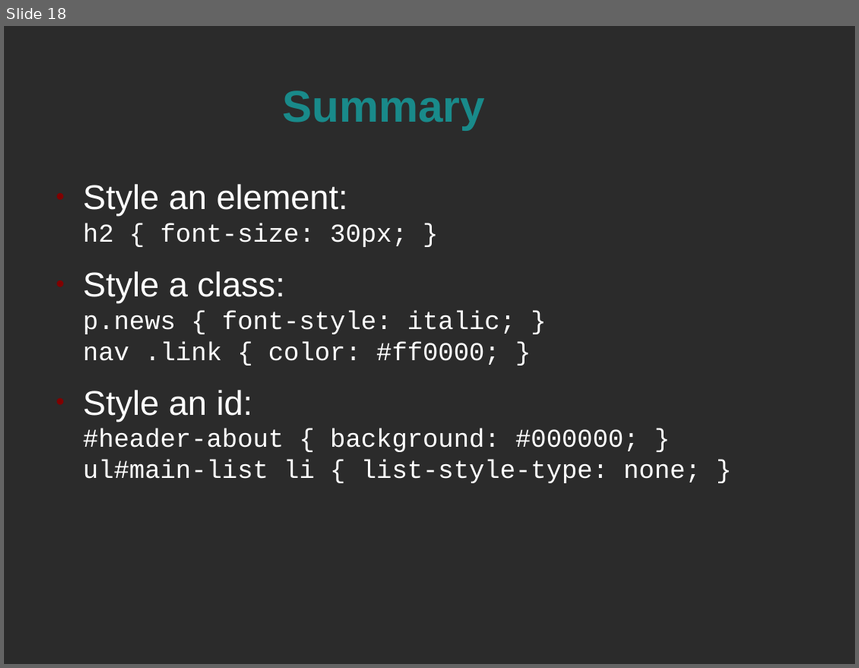
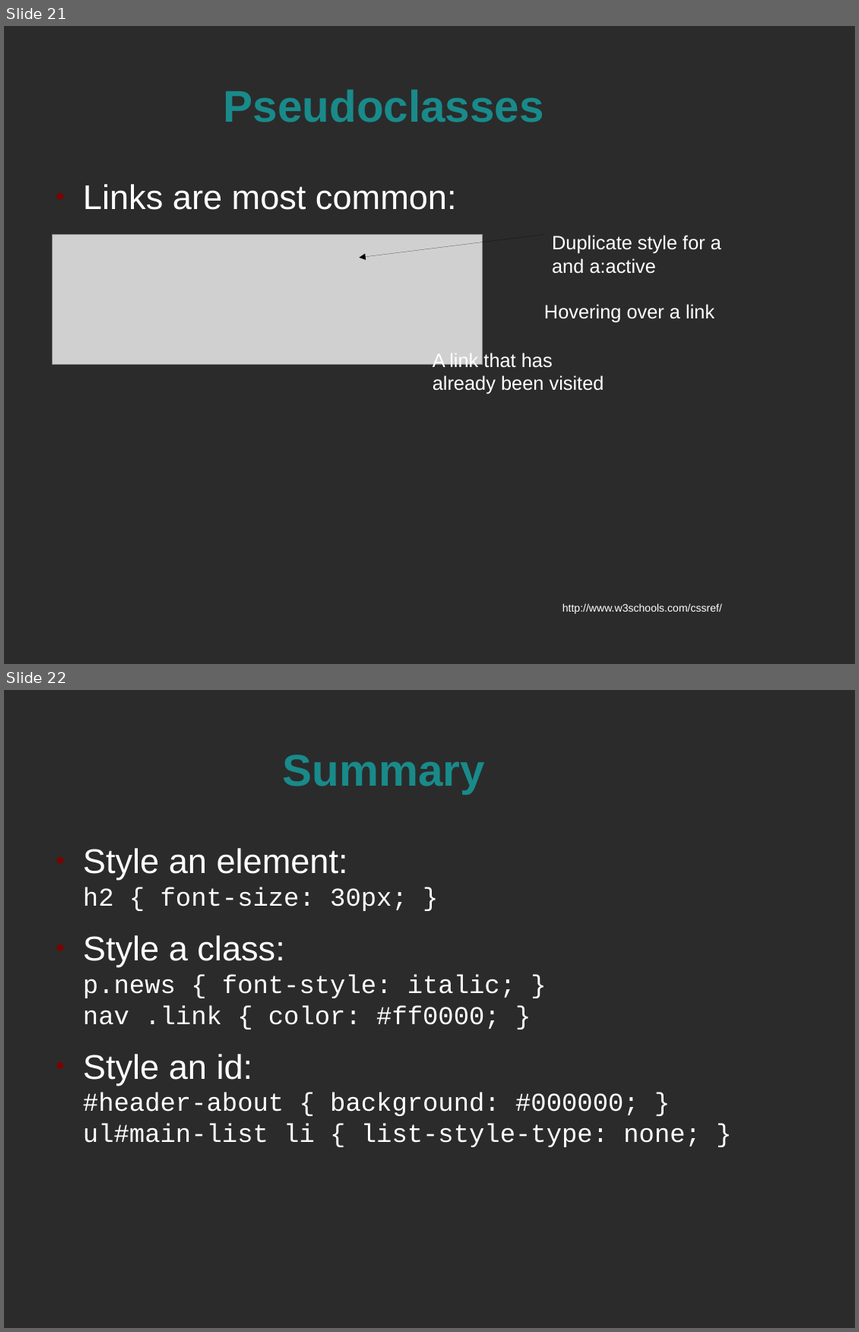
Before and after one commit to spellbindguy/Web-Development, a slide deck: Lectures/04 CSS/CSS Intro.odp. Shown one above the other, each under a label of ours: slide 18 before the commit, slides 21 and 22 after it. The pictures are 859x668 and 859x1332 pixels, drawn with LibreOffice and Linux fonts; fonts in the diff are those of the drawing; grey boxes stand for pictures; background and template pictures are left out; a plain dark background stands for a picture behind light text. Boxes give left, top, right and bottom in pixels: in the first picture for what was removed or moved away, otherwise in the second. Text is boxed around its words. In the diff, an @@ line names an element or a change of style, - is before the commit and + after.

```diff
--- a/Lectures/04 CSS/CSS Intro.odp
+++ b/Lectures/04 CSS/CSS Intro.odp
@@ slide 21 added at <box>4,26,855,664</box>, background picture (left out) @@
@@ title added at <box>224,90,544,123</box>, 41.4 pt, text #198A8A, bold @@
+Pseudoclasses
@@ text added at <box>83,184,457,210</box>, 32 pt, text #FFFFFF @@
+● Links are most common:
@@ picture added at <box>52,234,483,365</box> @@
@@ arrow added from (544, 234) to (360, 258), #000000 0 pt @@
@@ text added at <box>552,235,721,274</box>, 18 pt, text #FFFFFF @@
+Duplicate style for a and a:active
@@ text added at <box>544,304,715,323</box>, 18 pt, text #FFFFFF @@
+Hovering over a link
@@ text added at <box>433,353,604,395</box>, 18 pt, text #FFFFFF @@
+A link that has already been visited
@@ text added at <box>563,604,722,614</box>, 10 pt, text #FFFFFF @@
+http://www.w3schools.com/cssref/
@@ what was slide 18 is now slide 22 @@
```
Also in this commit, not shown: 4 other slides added, 1 slide removed, 1 other file.
